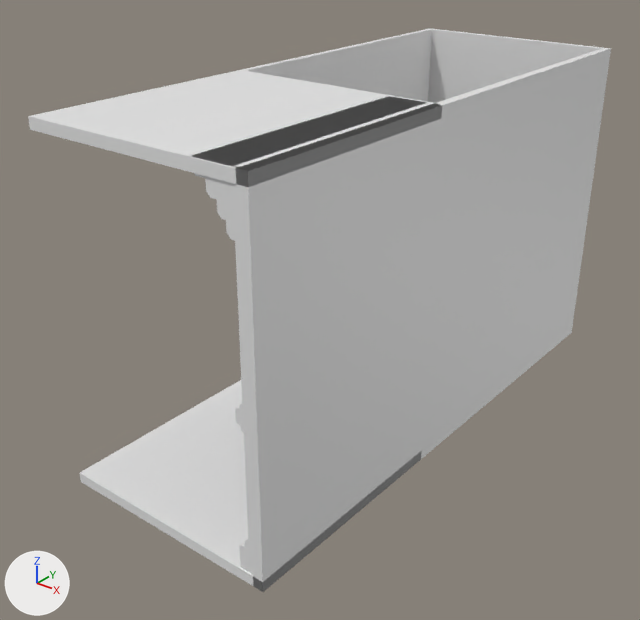
The Blender file Models/room.blend as it was, and as the next commit left it.
The view is the same before and after, from a 50 mm camera at (5.22, -5.4, 4.43) aimed at (0.87, 0.05, 1.05). Arrows for +X, +Y and +Z are at lower left; the lights stay in place. The same objects are shown in both versions, whatever each file hides.

The older version as bpy lines, for what is in view:
```python
me_plane_002 = bpy.data.meshes.new('Plane.002')
me_plane_002.from_pydata(...)  # 18 vertices, 8 faces; spans x 0.0..2.0, y -2.0..3.0, z 0.0..3.0
me_plane_009 = bpy.data.meshes.new('Plane.009')
me_plane_009.from_pydata(...)  # 120 vertices, 86 faces, 2 loose edges; spans x 0.0..2.0, y -1.99..0.01, z 0.0..3.0
ob_right_corner_wall = bpy.data.objects.new('right corner wall', me_plane_002)
ob_right_corner_wall.location = (0.0, 0.0, 0.0)
_m = ob_right_corner_wall.modifiers.new('Solidify', 'SOLIDIFY')
_m.thickness = 0.091
_m.offset = 1.0
_m.nonmanifold_thickness_mode = 'FIXED'
_m.nonmanifold_merge_threshold = 0.0003
ob_simple_wall_002 = bpy.data.objects.new('simple wall.002', me_plane_009)
ob_simple_wall_002.location = (0.0, 0.0, 0.0)
_m = ob_simple_wall_002.modifiers.new('Solidify', 'SOLIDIFY')
_m.thickness = 0.091
_m.offset = 1.0
_m.nonmanifold_thickness_mode = 'FIXED'
_m.nonmanifold_merge_threshold = 0.0003
```
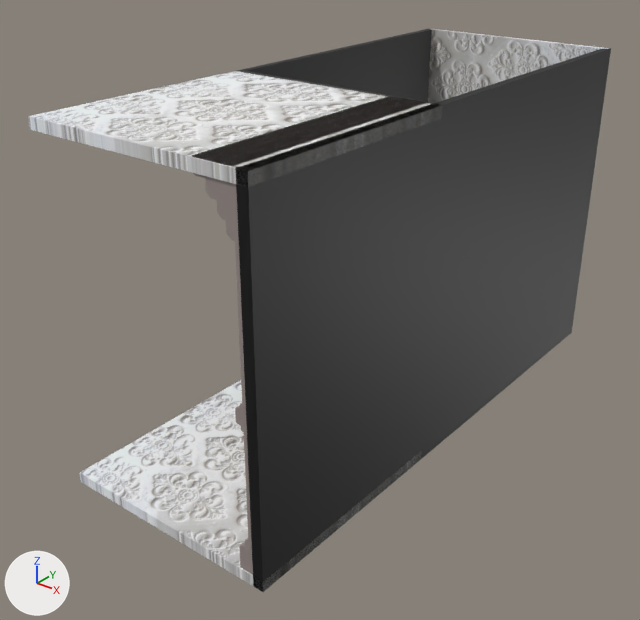
Boxes [x1, y1, x2, y2] around the edits, measured in the pictures (640 x 620 px):
'right corner wall', recoloured: [28, 28, 611, 592] in both
'simple wall.002', recoloured: [192, 96, 427, 574] in both

Edits to the bpy script that builds the scene:
```text
Add img_01_png:
    img_01_png = load_image('01.png', '../Assets/Textures/01.png', 1024, 1024, 'sRGB')
Add img_02_png:
    img_02_png = load_image('02.png', '../Assets/Textures/02.png', 1024, 1024, 'sRGB')
Add mat_flores:
    mat_flores = principled_material('flores')
    mat_flores.texture = img_01_png
Add mat_otratextura:
    mat_otratextura = principled_material('otraTextura')
    mat_otratextura.texture = img_02_png
Change me_plane_002:
    where me_plane_002.from_pydata(...)  # 18 vertices, 8 faces; spans x 0.0..2.0, y -2.0..3.0, z 0.0..3.0
    add me_plane_002.materials.append(mat_otratextura)  # picture img_02_png
Change me_plane_009:
    where me_plane_009.from_pydata(...)  # 120 vertices, 86 faces, 2 loose edges; spans x 0.0..2.0, y -1.99..0.01, z 0.0..3.0
    add me_plane_009.materials.append(mat_flores)  # picture img_01_png
```
